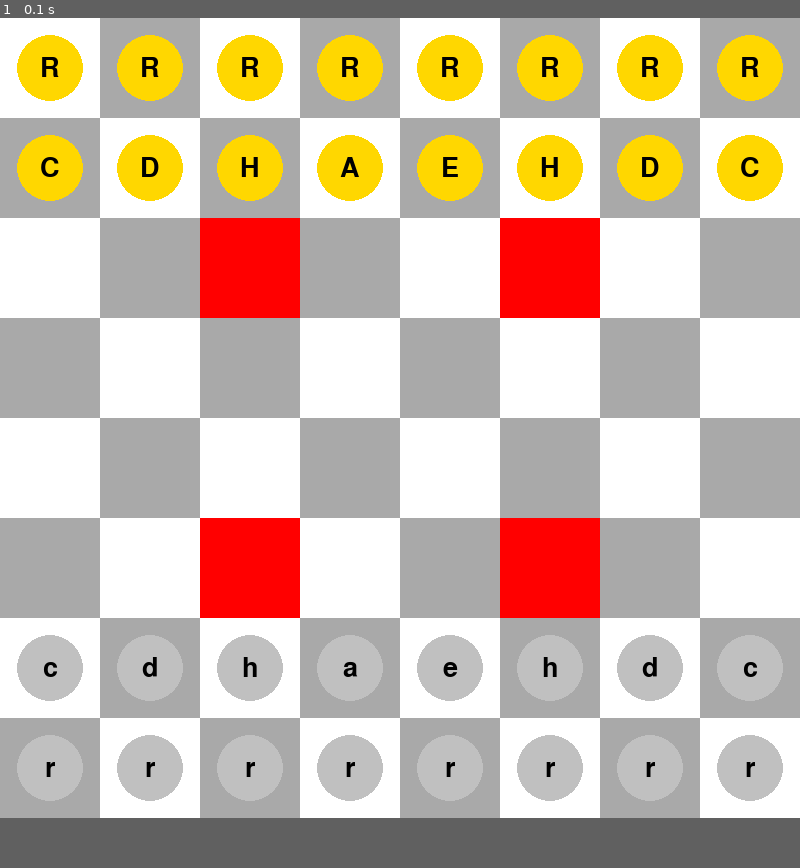
Above: before the commit, frame 1.
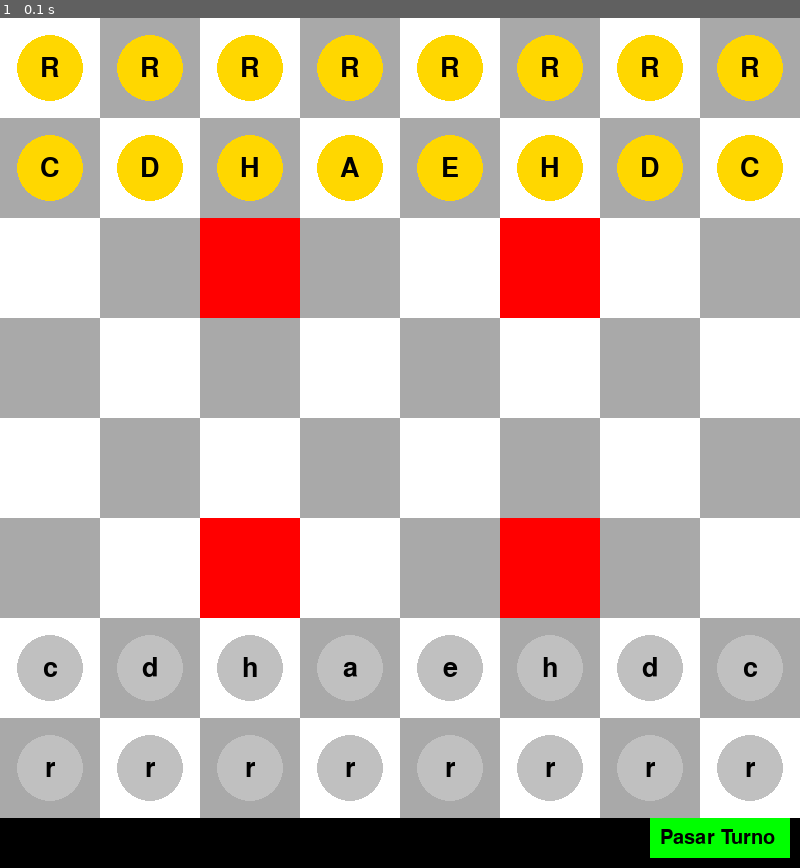
Above: after the commit, the same moment.

Repository: RamSterB/Arimaa
Game: pygame game, started from arimaa_GUI_pygame.py
Same seed, same stepped clock (60 frames per second), same inputs: the game is played once before the commit and once after it.
Inputs:
- Up to frame 1 (0.1 s): no input
In our replay, the window is 800x800 before the commit and 800x850 after it. These sizes can differ from the game's own. Grey fills any space a smaller window leaves; there, only what the larger window draws over its background counts as a difference.

The runs differ from the first frame. In frame 1, 0.8% of the frame differs, in the area x 81-99%, y 94-99%.

Commit message:
Fixed rabbit movement - pass turn button

Diff:
--- a/arimaa_GUI_pygame.py
+++ b/arimaa_GUI_pygame.py
@@ -20,13 +20,15 @@
     def __init__(self):
         pygame.init()
         self.game = ArimaaGame()
-        self.screen = pygame.display.set_mode((WINDOW_SIZE, WINDOW_SIZE))
+        self.screen = pygame.display.set_mode((WINDOW_SIZE, WINDOW_SIZE + 50))
         pygame.display.set_caption("Arimaa Game")
         self.selected_piece = None
         self.dragging_piece = False
         self.dragging_path = []
         self.running = True
         self.moves_made = 0
+        # Añadir el botón de pasar turno
+        self.pass_turn_button = pygame.Rect(WINDOW_SIZE - 150, WINDOW_SIZE, 140, 40)
 
     def draw_board(self):
         """Dibuja el tablero de juego."""
@@ -38,6 +40,12 @@
                 else:
                     color = WHITE if (row + col) % 2 == 0 else GRAY
                 pygame.draw.rect(self.screen, color, rect)
+
+        # Dibuja el botón de pasar turno
+        pygame.draw.rect(self.screen, (0, 255, 0), self.pass_turn_button)  # Color verde para el botón
+        font = pygame.font.SysFont(None, 30)
+        text = font.render("Pasar Turno", True, (0, 0, 0))
+        self.screen.blit(text, (self.pass_turn_button.x + 10, self.pass_turn_button.y + 10))
 
     def draw_pieces(self):
         """Dibuja las piezas en el tablero."""
@@ -78,11 +86,21 @@
             elif event.type == pygame.MOUSEBUTTONDOWN:
                 position = self.get_clicked_position(event.pos)
                 self.handle_mouse_down(position)
+                 # Detecta el clic en el botón de pasar turno
+                if self.pass_turn_button.collidepoint(event.pos):
+                    self.pass_turn()
+
             elif event.type == pygame.MOUSEBUTTONUP:
                 position = self.get_clicked_position(event.pos)
                 self.handle_mouse_up(position)
             elif event.type == pygame.MOUSEMOTION:
                 self.handle_mouse_motion(event.pos)
+
+    def pass_turn(self):
+        """Maneja la acción de pasar el turno."""
+        print("Pasando el turno...")
+        self.game.change_turn(TRAP_POSITIONS)
+        self.moves_made = 0  # Restablecer los pasos
 
     def handle_mouse_down(self, position):
         """Maneja el inicio del arrastre."""
@@ -106,8 +124,6 @@
                         self.game.change_turn(TRAP_POSITIONS)
                 self.selected_piece = None
 
-
-
             except ValueError as e:
                 print(e)
             self.dragging_piece = False
--- a/arimaa_game_logic.py
+++ b/arimaa_game_logic.py
@@ -3,6 +3,15 @@
         self.board = self.initialize_board()
         self.current_player = "gold"
         self.steps_taken = 0
+        self.piece_weights = {
+            "E": 5,  # Elefante
+            "C": 4,  # Camello
+            "H": 3,  # Caballo
+            "D": 2,  # Perro
+            "A": 1,  # Gato
+            "R": 0,  # Conejo
+            "e": 5, "c": 4, "h": 3, "d": 2, "a": 1, "r": 0
+        }
 
     def initialize_board(self):
         """Inicializa el tablero con las piezas en sus posiciones iniciales."""
@@ -22,7 +31,9 @@
     def get_piece_at(self, position):
         """Devuelve la pieza en una posición específica."""
         row, col = position
-        return self.board[row][col]
+        if 0 <= row < 8 and 0 <= col < 8:
+            return self.board[row][col]
+        return None
 
     def move_piece(self, start, end):
         """Mueve una pieza desde una posición inicial a una posición final."""
@@ -30,21 +41,33 @@
         end_row, end_col = end
         piece = self.get_piece_at(start)
 
+        # Comprobamos que la pieza existe en la posición de inicio
         if not piece:
             raise ValueError("No hay pieza en la posición inicial.")
 
+        # Verificamos si la posición final está ocupada
         if self.board[end_row][end_col]:
             raise ValueError("La posición final ya está ocupada.")
 
+        # Verificamos que la pieza se mueva solo a una casilla adyacente
         if abs(start_row - end_row) + abs(start_col - end_col) != 1:
             raise ValueError("Movimiento inválido: las piezas solo pueden moverse una casilla a la vez.")
 
+        # Prohibir que los conejos se muevan hacia atrás
+        if piece.lower() == "r" and (
+            (piece.isupper() and end_row < start_row) or (piece.islower() and end_row > start_row)
+        ):
+            raise ValueError("Los conejos no pueden moverse hacia atrás.")
+
+        # Asegurarse de que no se realicen más de 4 movimientos en un turno
         if self.steps_taken >= 4:
             raise ValueError("Se han tomado demasiados pasos en este turno.")
 
+        # Si todas las validaciones pasan, realizamos el movimiento
         self.board[start_row][start_col] = None
         self.board[end_row][end_col] = piece
         self.steps_taken += 1
+        print(f"{piece} movido de {start} a {end}")
 
 
     def change_turn(self, trap_positions):
@@ -79,6 +102,52 @@
                     return True
         return False
 
+    def push_piece(self, pusher_pos, pushed_pos, new_pos):
+        """Empuja una pieza enemiga a una nueva posición."""
+        pusher = self.get_piece_at(pusher_pos)
+        pushed = self.get_piece_at(pushed_pos)
+
+        if not pusher or not pushed:
+            raise ValueError("Empuje inválido: falta una pieza.")
+
+        if self.piece_weights[pusher] <= self.piece_weights[pushed]:
+            raise ValueError("Empuje inválido: el empujador debe ser más fuerte que la pieza empujada.")
+
+        if self.board[new_pos[0]][new_pos[1]] is not None:
+            raise ValueError("Empuje inválido: la nueva posición debe estar vacía.")
+
+        if abs(pushed_pos[0] - new_pos[0]) + abs(pushed_pos[1] - new_pos[1]) != 1:
+            raise ValueError("Empuje inválido: la pieza empujada solo puede moverse una casilla.")
+
+        # Realizar el empuje
+        self.board[pusher_pos[0]][pusher_pos[1]] = None
+        self.board[new_pos[0]][new_pos[1]] = pushed
+        self.board[pushed_pos[0]][pushed_pos[1]] = pusher
+        self.steps_taken += 2
+
+    def pull_piece(self, puller_pos, pulled_pos, new_pos):
+        """Jala una pieza enemiga hacia la posición anterior del jalador."""
+        puller = self.get_piece_at(puller_pos)
+        pulled = self.get_piece_at(pulled_pos)
+
+        if not puller or not pulled:
+            raise ValueError("Jalada inválida: falta una pieza.")
+
+        if self.piece_weights[puller] <= self.piece_weights[pulled]:
+            raise ValueError("Jalada inválida: el jalador debe ser más fuerte que la pieza jalada.")
+
+        if self.board[new_pos[0]][new_pos[1]] is not None:
+            raise ValueError("Jalada inválida: la nueva posición debe estar vacía.")
+
+        if abs(puller_pos[0] - new_pos[0]) + abs(puller_pos[1] - new_pos[1]) != 1:
+            raise ValueError("Jalada inválida: la posición del jalador solo puede moverse una casilla.")
+
+        # Realizar la jalada
+        self.board[pulled_pos[0]][pulled_pos[1]] = None
+        self.board[new_pos[0]][new_pos[1]] = puller
+        self.board[puller_pos[0]][puller_pos[1]] = pulled
+        self.steps_taken += 2
+
     def check_victory_conditions(self):
         """Verifica si se han cumplido las condiciones de victoria."""
         for col in range(8):
